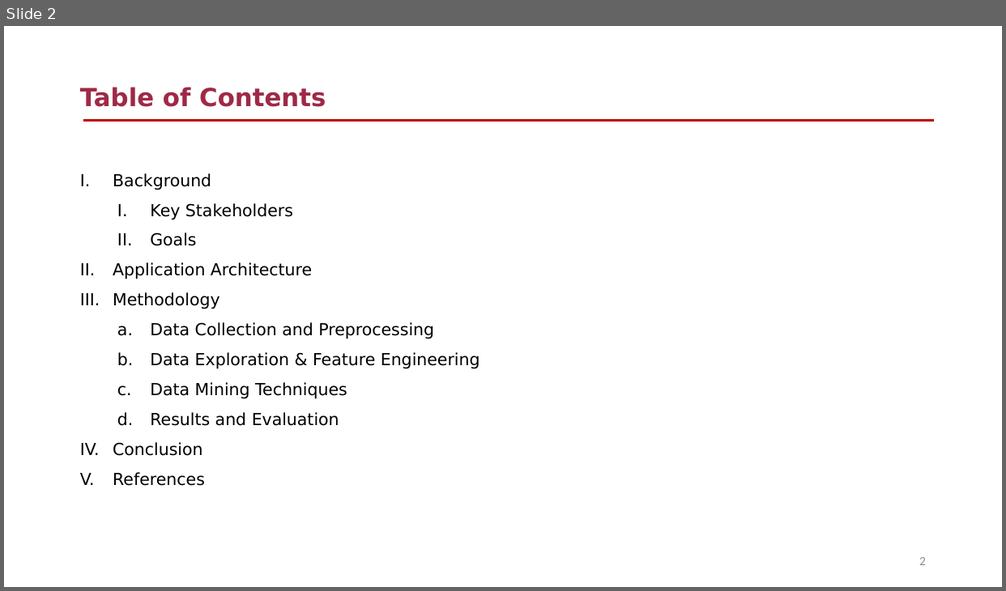
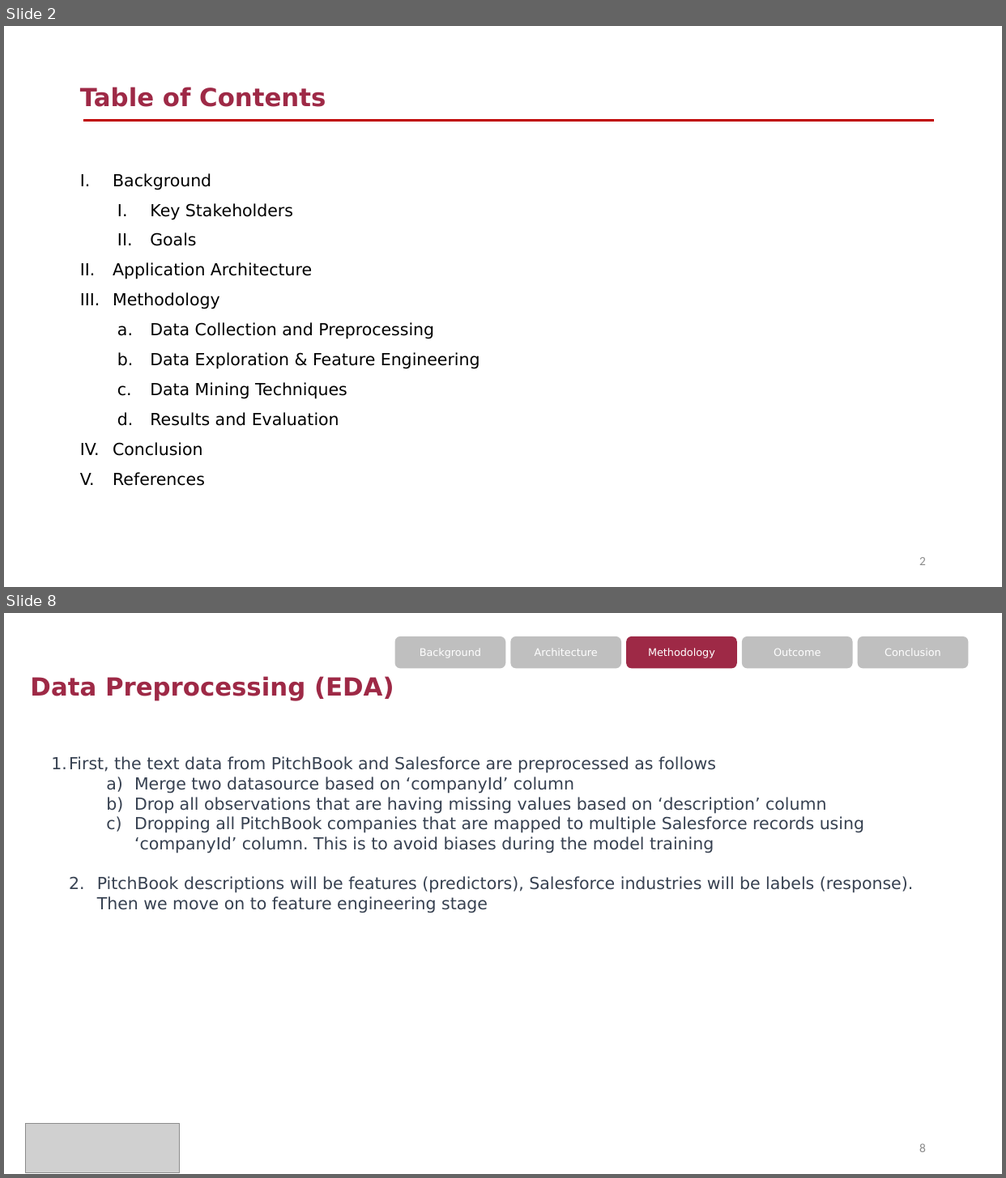
Before and after one commit to zqw86713/MSCA_31008_0N01_Winter_2023_Data_Mining_Principles, a slide deck: Final_project/MScA_31008_Final_Project_Presentation - Pitchbook Industry Classification.pptx. Shown one above the other, each under a label of ours: slide 2 before the commit, slides 2 and 8 after it; the slides between them are not shown. The pictures are 1006x591 and 1006x1178 pixels, drawn with LibreOffice and Linux fonts; fonts in the diff are those of the drawing; grey boxes stand for pictures. Boxes give left, top, right and bottom in pixels: in the first picture for what was removed or moved away, otherwise in the second. Text is boxed around its words. In the diff, an @@ line names an element or a change of style, - is before the commit and + after.

```diff
--- a/Final_project/MScA_31008_Final_Project_Presentation - Pitchbook Industry Classification.pptx
+++ b/Final_project/MScA_31008_Final_Project_Presentation - Pitchbook Industry Classification.pptx
@@ slide 8 added at bbox=[4, 613, 1002, 1174], background #FFFFFF @@
@@ rounded rectangle added at bbox=[394, 636, 505, 668], fill #BFBFBF, 10 pt, text #FFFFFF @@
+Background
@@ rounded rectangle added at bbox=[511, 636, 621, 668], fill #BFBFBF, 10 pt, text #FFFFFF @@
+Architecture
@@ rounded rectangle added at bbox=[626, 636, 737, 668], fill #9E2946, 10 pt, text #FFFFFF @@
+Methodology
@@ rounded rectangle added at bbox=[742, 636, 853, 668], fill #BFBFBF, 10 pt, text #FFFFFF @@
+Outcome
@@ rounded rectangle added at bbox=[858, 636, 968, 668], fill #BFBFBF, 10 pt, text #FFFFFF @@
+Conclusion
@@ title added at bbox=[30, 676, 394, 701], 24 pt, text #9E2946, bold @@
+  Data Preprocessing (EDA)
@@ text added at bbox=[69, 756, 913, 914], 16 pt, text #374151 @@
+  1. First, the text data from PitchBook and Salesforce are preprocessed as follows
+    a) Merge two datasource based on ‘companyId’ column
+    b) Drop all observations that are having missing values based on ‘description’ column
+    c) Dropping all PitchBook companies that are mapped to multiple Salesforce records using ‘companyId’ column. This is to avoid biases during the model training
+  2. PitchBook descriptions will be features (predictors), Salesforce industries will be labels (response). Then we move on to feature engineering stage
@@ picture added at bbox=[26, 1123, 180, 1173] @@
@@ page number added at bbox=[919, 1144, 926, 1152], 12 pt, text #8C8C8C @@
+8
```
Also in this commit, not shown: 7 slides changed, 4 other slides added.
